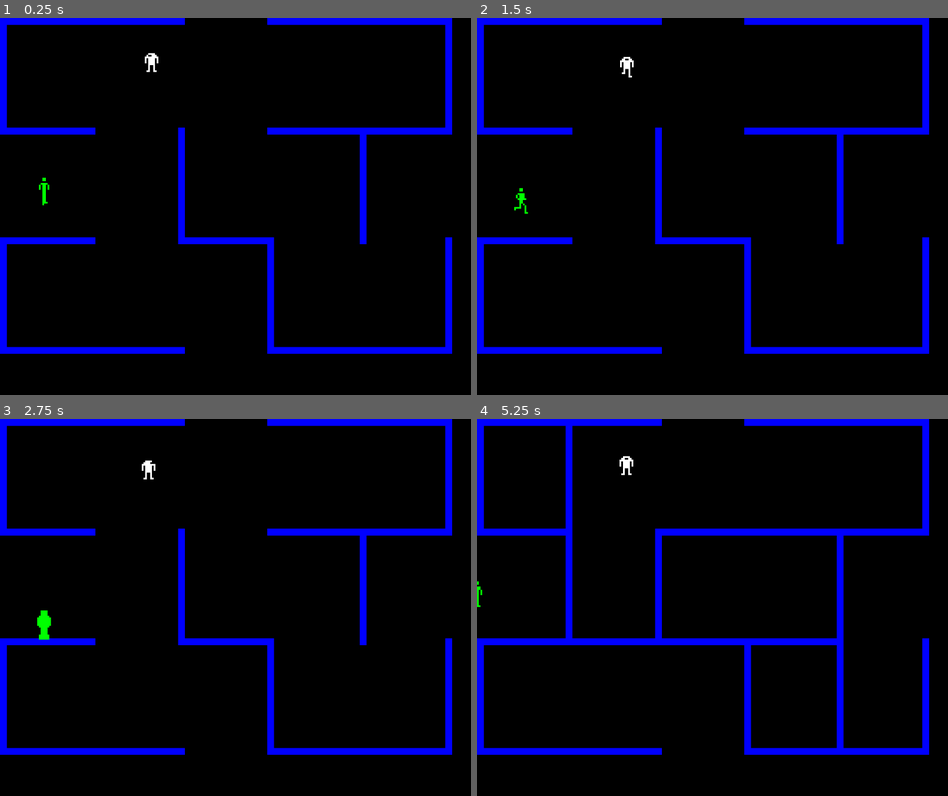
Above: before the commit, frames 1-4 (two rows, left to right).
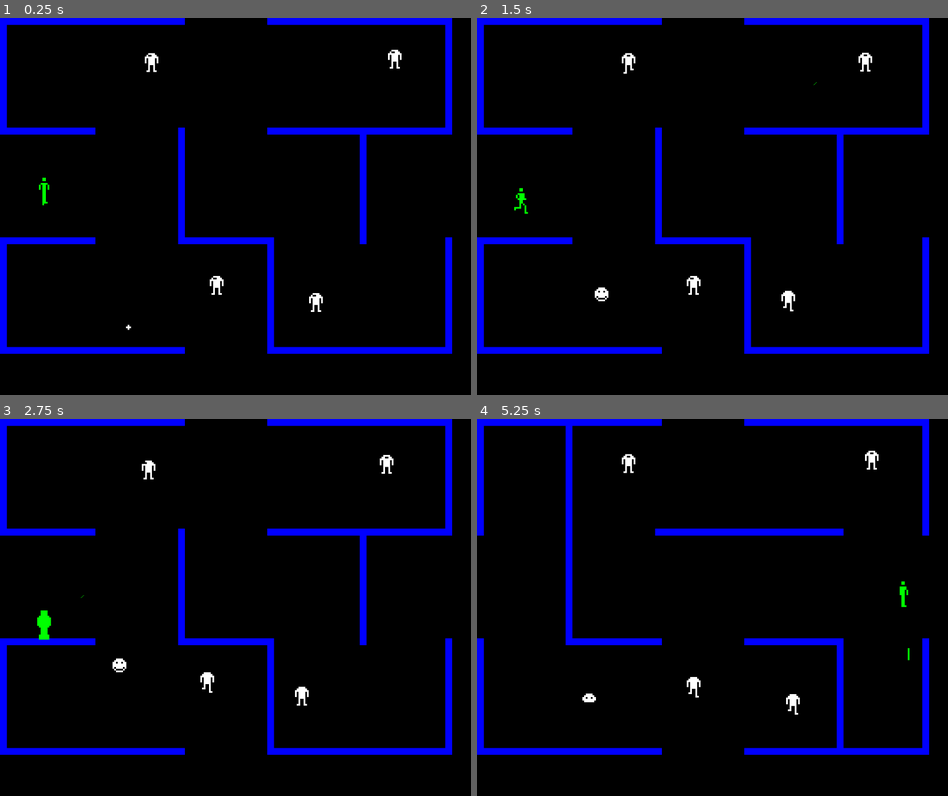
Above: after the commit, the same moments.

Repository: ccandreva/berzerk
Game: Godot game, scene res://Scenes/main.tscn
The game is run twice, just before and just after one commit, with the same random seed, the same clock (stepped at 60 frames per second) and the same inputs.
Inputs:
- Up to frame 1 (0.25 s): no input
- Up to frame 2 (1.5 s): tap Enter at 0.5 s; hold Right (walk_right) 0.53-1.28 s; hold Space (Action-A) 0.53-1.28 s; hold Down (walk_down) from 1.28 s (still down); tap Space (Action-A) at 1.35 s
- Up to frame 3 (2.75 s): release Down (walk_down) at 2.03 s; hold Right (walk_right) from 2.03 s (still down); hold Space (Action-A) from 2.03 s (still down)
- Up to frame 4 (5.25 s): release Right (walk_right) at 2.78 s; release Space (Action-A) at 2.78 s; hold Up (walk_up) 2.78-3.53 s; tap Space (Action-A) at 2.85, 4.35 s; hold Space (Action-A) 3.53-4.28 s; hold Left (walk_left) 3.53-5.03 s; hold Down (walk_down) from 5.03 s (still down); hold Space (Action-A) from 5.03 s (still down)

The runs differ from the first frame. In frame 1, 0.3% of the frame differs, in the area x 26-86%, y 8-83%; in frame 2, 0.5%; in frame 3, 0.4%; in frame 4, 3.1%, in the area x 0-95%, y 8-88%.

Commit message:
Add Evil Otto

Diff:
--- a/Scenes/Playfield.tscn
+++ b/Scenes/Playfield.tscn
@@ -78,7 +78,8 @@
 
 [sub_resource type="TileSet" id="TileSet_fa7ft"]
 tile_size = Vector2i(4, 4)
-physics_layer_0/collision_layer = 3
+physics_layer_0/collision_layer = 1
+physics_layer_0/collision_mask = 0
 sources/0 = SubResource("TileSetAtlasSource_aqbny")
 pattern_0 = SubResource("TileMapPattern_4wil0")
 pattern_1 = SubResource("TileMapPattern_2h7r3")
--- /dev/null
+++ b/Scenes/evil_otto.gd
@@ -0,0 +1,64 @@
+extends CharacterBody2D
+
+# Get node instances we will need
+@onready var player: CharacterBody2D = get_node("/root/Main/Player")
+
+# Otto's speed
+@export var speed:int = 20
+
+var sprite:AnimatedSprite2D
+var collision:CollisionShape2D
+var collision_y : Array = [-2.5, -20, -28, -32, -34, -36, -34, -32, -28, -20 ]
+var collision_scale_y:Array = [0.7,1,1,1,1,1,1,1,1,1]
+var start_position:Vector2
+
+func _ready() -> void:
+	sprite = get_node("AnimatedSprite2D")
+	collision = get_node("OttoTrigger/CollisionOtto")
+	$OttoTrigger.body_entered.connect(Callable(self,"_on_otto_trigger_body_entered"))
+	start_position = position
+	disable_otto()
+	init_otto()
+
+func _physics_process(_delta: float) -> void:
+	if ( is_instance_valid(player)):
+		var direction_vector:Vector2 = ( player.global_position - self.global_position).normalized()
+		# Lock direction to 8-bit 8-way positions
+		if (direction_vector != Vector2.ZERO):
+			direction_vector = direction_vector.snapped(Vector2(0.5,0.5)).normalized()
+			velocity=direction_vector * speed
+			move_and_slide()
+
+# Disable otto by stopping processing
+# And movving off the playing field
+func disable_otto():
+	process_mode=Node.PROCESS_MODE_DISABLED
+	position=Vector2i(-5000,-5000)
+
+
+func init_otto():
+	position=start_position
+	collision.position.y = collision_y[0]
+	collision.scale.y = collision_scale_y[0]
+	process_mode=Node.PROCESS_MODE_INHERIT
+	sprite.play("Spawn")
+	sprite.animation_finished.connect(Callable(self,"_on_animation_finished"))
+
+
+func _on_animation_finished() -> void:
+	sprite.play("Bounce")
+	sprite.animation_finished.disconnect(Callable(self,"_on_animation_finished"))
+	sprite.connect("frame_changed", Callable(self, "_on_frame_changed"))
+
+
+func _on_frame_changed() -> void:
+	# Move Otto's sprite collision shape with his head.
+	collision.position.y = collision_y[sprite.frame]
+	collision.scale.y = collision_scale_y[sprite.frame]
+
+
+func _on_otto_trigger_body_entered(body: Node2D) -> void:
+	if body.is_in_group("Robots"):
+		body.kill_robot()
+	elif body.is_in_group("Players"):
+		body.kill_player()
--- /dev/null
+++ b/Scenes/evil_otto.tscn
@@ -0,0 +1,161 @@
+[gd_scene format=3 uid="uid://dqc27mfxgppk"]
+
+[ext_resource type="Script" uid="uid://b2h5ktwi7nkt1" path="res://Scenes/evil_otto.gd" id="1_7bjh5"]
+[ext_resource type="Texture2D" uid="uid://gw883uru0kgc" path="res://Assets/Art/Otto-bounce.png" id="1_yw4ir"]
+[ext_resource type="Texture2D" uid="uid://bocwsj8kkahip" path="res://Assets/Art/Otto-full.png" id="2_yw4ir"]
+
+[sub_resource type="RectangleShape2D" id="RectangleShape2D_rdk81"]
+size = Vector2(8, 40)
+
+[sub_resource type="AtlasTexture" id="AtlasTexture_w7stt"]
+atlas = ExtResource("1_yw4ir")
+region = Rect2(0, 0, 8, 40)
+
+[sub_resource type="AtlasTexture" id="AtlasTexture_2vqke"]
+atlas = ExtResource("1_yw4ir")
+region = Rect2(9, 0, 8, 40)
+
+[sub_resource type="AtlasTexture" id="AtlasTexture_kblwi"]
+atlas = ExtResource("1_yw4ir")
+region = Rect2(18, 0, 8, 40)
+
+[sub_resource type="AtlasTexture" id="AtlasTexture_lwn1f"]
+atlas = ExtResource("1_yw4ir")
+region = Rect2(27, 0, 8, 40)
+
+[sub_resource type="AtlasTexture" id="AtlasTexture_4gnt0"]
+atlas = ExtResource("1_yw4ir")
+region = Rect2(36, 0, 8, 40)
+
+[sub_resource type="AtlasTexture" id="AtlasTexture_co6ml"]
+atlas = ExtResource("1_yw4ir")
+region = Rect2(45, 0, 8, 40)
+
+[sub_resource type="AtlasTexture" id="AtlasTexture_rw050"]
+atlas = ExtResource("1_yw4ir")
+region = Rect2(36, 0, 8, 40)
+
+[sub_resource type="AtlasTexture" id="AtlasTexture_iidk1"]
+atlas = ExtResource("1_yw4ir")
+region = Rect2(27, 0, 8, 40)
+
+[sub_resource type="AtlasTexture" id="AtlasTexture_60775"]
+atlas = ExtResource("1_yw4ir")
+region = Rect2(18, 0, 8, 40)
+
+[sub_resource type="AtlasTexture" id="AtlasTexture_5dwdj"]
+atlas = ExtResource("1_yw4ir")
+region = Rect2(9, 0, 8, 40)
+
+[sub_resource type="AtlasTexture" id="AtlasTexture_7bjh5"]
+atlas = ExtResource("2_yw4ir")
+region = Rect2(0, 41, 8, 40)
+
+[sub_resource type="AtlasTexture" id="AtlasTexture_f5oq8"]
+atlas = ExtResource("2_yw4ir")
+region = Rect2(9, 41, 8, 40)
+
+[sub_resource type="AtlasTexture" id="AtlasTexture_et0mb"]
+atlas = ExtResource("2_yw4ir")
+region = Rect2(18, 41, 8, 40)
+
+[sub_resource type="AtlasTexture" id="AtlasTexture_gxij2"]
+atlas = ExtResource("2_yw4ir")
+region = Rect2(27, 41, 8, 40)
+
+[sub_resource type="AtlasTexture" id="AtlasTexture_pucp3"]
+atlas = ExtResource("2_yw4ir")
+region = Rect2(36, 41, 8, 40)
+
+[sub_resource type="AtlasTexture" id="AtlasTexture_qfpt6"]
+atlas = ExtResource("2_yw4ir")
+region = Rect2(45, 41, 8, 40)
+
+[sub_resource type="SpriteFrames" id="SpriteFrames_isvp7"]
+animations = [{
+"frames": [{
+"duration": 1.0,
+"texture": SubResource("AtlasTexture_w7stt")
+}, {
+"duration": 1.0,
+"texture": SubResource("AtlasTexture_2vqke")
+}, {
+"duration": 1.0,
+"texture": SubResource("AtlasTexture_kblwi")
+}, {
+"duration": 1.0,
+"texture": SubResource("AtlasTexture_lwn1f")
+}, {
+"duration": 1.0,
+"texture": SubResource("AtlasTexture_4gnt0")
+}, {
+"duration": 1.0,
+"texture": SubResource("AtlasTexture_co6ml")
+}, {
+"duration": 1.0,
+"texture": SubResource("AtlasTexture_rw050")
+}, {
+"duration": 1.0,
+"texture": SubResource("AtlasTexture_iidk1")
+}, {
+"duration": 1.0,
+"texture": SubResource("AtlasTexture_60775")
+}, {
+"duration": 1.0,
+"texture": SubResource("AtlasTexture_5dwdj")
+}],
+"loop": true,
+"name": &"Bounce",
+"speed": 5.0
+}, {
+"frames": [{
+"duration": 1.0,
+"texture": SubResource("AtlasTexture_7bjh5")
+}, {
+"duration": 1.0,
+"texture": SubResource("AtlasTexture_f5oq8")
+}, {
+"duration": 1.0,
+"texture": SubResource("AtlasTexture_et0mb")
+}, {
+"duration": 1.0,
+"texture": SubResource("AtlasTexture_gxij2")
+}, {
+"duration": 1.0,
+"texture": SubResource("AtlasTexture_pucp3")
+}, {
+"duration": 1.0,
+"texture": SubResource("AtlasTexture_qfpt6")
+}],
+"loop": false,
+"name": &"Spawn",
+"speed": 5.0
+}]
+
+[sub_resource type="CircleShape2D" id="CircleShape2D_f5oq8"]
+radius = 4.0
+
+[node name="EvilOtto" type="CharacterBody2D" unique_id=1787455862]
+scale = Vector2(4, 4)
+collision_layer = 0
+script = ExtResource("1_7bjh5")
+
+[node name="CollisionSprite" type="CollisionShape2D" parent="." unique_id=1783814821]
+position = Vector2(0, -20)
+shape = SubResource("RectangleShape2D_rdk81")
+
+[node name="AnimatedSprite2D" type="AnimatedSprite2D" parent="." unique_id=2112435508]
+position = Vector2(0, -20)
+sprite_frames = SubResource("SpriteFrames_isvp7")
+animation = &"Spawn"
+autoplay = "Spawn"
+metadata/_edit_lock_ = true
+
+[node name="OttoTrigger" type="Area2D" parent="." unique_id=277538635]
+collision_layer = 3
+collision_mask = 3
+
+[node name="CollisionOtto" type="CollisionShape2D" parent="OttoTrigger" unique_id=683332692]
+position = Vector2(0, -2.5)
+scale = Vector2(1, 0.7)
+shape = SubResource("CircleShape2D_f5oq8")
--- a/Scenes/exit.tscn
+++ b/Scenes/exit.tscn
@@ -8,7 +8,7 @@
 [node name="Exit" type="Area2D" unique_id=29499520 groups=["Exits"]]
 script = ExtResource("1_35a55")
 
-[node name="ExitCollision" type="CollisionShape2D" parent="." unique_id=1350894589 groups=["Exits"]]
+[node name="ExitCollision" type="CollisionShape2D" parent="." unique_id=1350894589]
 position = Vector2(-10, 4)
 shape = SubResource("RectangleShape2D_xsbdy")
 
--- a/Scenes/laser.tscn
+++ b/Scenes/laser.tscn
@@ -42,7 +42,7 @@
 stream_2/stream = ExtResource("6_y5j7k")
 
 [node name="Laser" type="Area2D" unique_id=821578972]
-collision_layer = 3
+collision_layer = 0
 collision_mask = 19
 script = ExtResource("1_3pc01")
 
--- a/Scenes/main.tscn
+++ b/Scenes/main.tscn
@@ -4,20 +4,29 @@
 [ext_resource type="Script" uid="uid://cujpunrof3acu" path="res://Scripts/main.gd" id="1_jjvhh"]
 [ext_resource type="PackedScene" uid="uid://d2h3377l4gviy" path="res://Scenes/player.tscn" id="2_spliy"]
 [ext_resource type="PackedScene" uid="uid://bsgfbhqt6cn4k" path="res://Scenes/robot.tscn" id="3_cuv0i"]
+[ext_resource type="PackedScene" uid="uid://dqc27mfxgppk" path="res://Scenes/evil_otto.tscn" id="5_kry3j"]
 
 [node name="Main" type="Node2D" unique_id=1843548130]
 script = ExtResource("1_jjvhh")
-playfield = ExtResource("1_hx5sn")
-player = ExtResource("2_spliy")
-robot = ExtResource("3_cuv0i")
 
 [node name="Playfield" parent="." unique_id=1826274616 instance=ExtResource("1_hx5sn")]
 
 [node name="Player" parent="." unique_id=146244608 instance=ExtResource("2_spliy")]
 position = Vector2(103, 407)
 
-[node name="Robot" parent="." unique_id=1730101901 instance=ExtResource("3_cuv0i")]
+[node name="Robots" type="Node" parent="." unique_id=1082737953]
+
+[node name="Robot-01" parent="Robots" unique_id=1730101901 instance=ExtResource("3_cuv0i")]
 position = Vector2(352, 96)
+
+[node name="Robot-02" parent="Robots" unique_id=70304362 instance=ExtResource("3_cuv0i")]
+position = Vector2(736, 656)
+
+[node name="Robot-03" parent="Robots" unique_id=2039488583 instance=ExtResource("3_cuv0i")]
+position = Vector2(920, 88)
+
+[node name="Robot-04" parent="Robots" unique_id=1055450310 instance=ExtResource("3_cuv0i")]
+position = Vector2(504, 616)
 
 [node name="CanvasLayer" type="CanvasLayer" parent="." unique_id=752747058]
 visible = false
@@ -42,3 +51,6 @@
 [node name="Label2" type="Label" parent="CanvasLayer/VBoxContainer" unique_id=693277556]
 layout_mode = 2
 text = "How are you today "
+
+[node name="EvilOtto" parent="." unique_id=1787455862 instance=ExtResource("5_kry3j")]
+position = Vector2(304, 752)
--- a/Scenes/pillar.tscn
+++ b/Scenes/pillar.tscn
@@ -26,6 +26,7 @@
 size = Vector2(204.5, 17)
 
 [node name="Pillar-1" type="StaticBody2D" unique_id=1793411713]
+collision_layer = 2
 collision_mask = 0
 script = ExtResource("1_r8rte")
 
--- a/Scripts/Player.gd
+++ b/Scripts/Player.gd
@@ -1,4 +1,6 @@
 extends CharacterBody2D
+
+signal player_died
 
 @export var Laser : PackedScene
 # Player speed
@@ -110,6 +112,6 @@
 
 func _on_death_timer_timeout() -> void:
 	death_timer.stop()
-	queue_free()
+	state = "Idle"
 	# Restart the game
-	get_tree().reload_current_scene()
+	player_died.emit()
--- a/Scripts/Playfield.gd
+++ b/Scripts/Playfield.gd
@@ -1,4 +1,6 @@
 extends Node2D
+
+var current_room:int = 0
 
 # Build the maze room base on initial room coordinagtes
 # Maze generator from Berzerk /Frenzy arcade
@@ -6,16 +8,22 @@
 # https://web.archive.org/web/20200403110753/http://www.robotron2084guidebook.com/home/games/berzerk/mazegenerator/code/
 
 func build(room_x: int, room_y: int) -> void:
-	# Seed comes in as the room co-ordinates
-	var seed = (room_x << 8) + room_y
-	seed = berzerk_calc(seed)
+	# First reset arms for the old current room
+	_set_arms(false)
+	# bz_seed comes in as the room co-ordinates
+	current_room = (room_x << 8) + room_y
+	# Now set the arms to the new current room
+	_set_arms(true)
+
+func _set_arms(state:bool):
+	var bz_seed = berzerk_calc(current_room)
 	for i in range(1,9):
-		seed = berzerk_calc(seed)
-		seed = berzerk_calc(seed)
-		var direction:int = (seed >> 8) & 0b00000011
+		bz_seed = berzerk_calc(bz_seed)
+		bz_seed = berzerk_calc(bz_seed)
+		var direction:int = (bz_seed >> 8) & 0b00000011
 		var pillar:StaticBody2D = get_node(str("Pillar-", i))
-		pillar.set_arm(direction)
+		pillar.set_arm(direction, state)
 
 
-func berzerk_calc(seed: int) -> int:
-	return ((seed * 7) + 0x3153) & 0xffff
+func berzerk_calc(bz_seed: int) -> int:
+	return ((bz_seed * 7) + 0x3153) & 0xffff
--- a/Scripts/laser.gd
+++ b/Scripts/laser.gd
@@ -44,8 +44,8 @@
 
 func _on_body_entered(body: Node2D) -> void:
 	# Kill whatever we hit
-	if body.is_in_group("Players"):
-		body.kill_player()
 	if body.is_in_group("Robots"):
 		body.kill_robot()
+	elif body.is_in_group("Players"):
+		body.kill_player()
 	remove_laser()
--- a/Scripts/main.gd
+++ b/Scripts/main.gd
@@ -1,22 +1,67 @@
 extends Node2D
 
-@export var playfield : PackedScene
-@export var player : PackedScene
-@export var robot : PackedScene
-
+@onready var playfield:Node2D = get_node("Playfield")
+@onready var player:CharacterBody2D = get_node("Player")
+#@onready var robot: CharacterBody2D = get_node("Robot")
+@onready var robots: Node = get_node("Robots")
+var robot: Array[CharacterBody2D]
+var num_robots : int
 var room_x:int = 0
 var room_y:int = 0
+var last_exit:String = "ExitEast"
+var lives:int = 0
+var score:int = 0
+
+var player_starts : Dictionary = {
+	"ExitEast": Vector2i(103, 407),
+	"ExitWest": Vector2i(1000, 407),
+	"ExitSouth": Vector2i(535, 40),
+	"ExitNorth": Vector2i(535, 727),
+}
+
 
 # Called when the node enters the scene tree for the first time.
 func _ready() -> void:
-	$"Playfield".build(room_x,room_y)
 	# Listen to all exits
 	get_tree().call_group("Exits","connect", "exit_triggered",
 		Callable(self,"_on_exit_triggered"))
+	player.connect("player_died", Callable(self, "_on_player_died"))
+	num_robots = robots.get_child_count()
+	for i in num_robots:
+		robot.append(robots.get_child(i))
+		robot[i].connect("robot_died", Callable(self,"on_robot_died"))
+
+	_start_level()
 
 
+func _start_level() -> void:
+	playfield.build(room_x,room_y)
+	_reset_characters()
+
+
+func _reset_characters():
+	for i in num_robots:
+		robot[i].init_robot()
+	player.position = player_starts[last_exit]
+
+
+func _end_level() -> void:
+	for i in num_robots:
+		robot[i].disable_robot()
+
+
+func _on_player_died() -> void:
+	#_end_level()
+	lives +=1
+	print(str("Lives: ", lives))
+	_reset_characters()
+
+func _on_robot_died() -> void:
+	score += 50
+	print(str("Score: ", score))
+
 func _on_exit_triggered(exit_name: String) ->void:
-		print("Main Exit Triggered by ", exit_name)
+		last_exit = exit_name
 		match exit_name:
 			"ExitWest":
 				room_x = room_x - 1
@@ -28,8 +73,5 @@
 				room_y = room_y + 1
 		room_x = room_x & 0xff
 		room_y = room_y & 0xff
-		$"Playfield".build(room_x,room_y)
-
-# Called every frame. 'delta' is the elapsed time since the previous frame.
-#func _process(delta: float) -> void:
-#	pass
+		_end_level()
+		_start_level()
--- a/Scripts/pillar.gd
+++ b/Scripts/pillar.gd
@@ -2,11 +2,11 @@
 
 @onready var arms : Node2D = get_node("./Arms")
 
-func set_arm(direction: int=0) -> void:
+func set_arm(direction: int=0, state: bool = true) -> void:
 
 	# Activate one of the four direciton arms randomly
 	var arm : StaticBody2D = arms.get_child(direction)
 
 	# Turn on it's collision and set it to visible
-	arm.set_collision_layer_value(1, true)
-	arm.visible = true
+	arm.set_collision_layer_value(2, state)
+	arm.visible = state
--- a/Scripts/robot.gd
+++ b/Scripts/robot.gd
@@ -1,9 +1,11 @@
 extends CharacterBody2D
+
+signal robot_died
 
 @export var Laser : PackedScene
 
 # Get node instances we will need
-@onready var player: CharacterBody2D = get_node("../Player")
+@onready var player: CharacterBody2D = get_node("/root/Main/Player")
 @onready var walk_timer: Timer = get_node("./WalkTimer")
 
 # Robot speed
@@ -14,6 +16,11 @@
 var direction:String=""
 var current_sprite: String
 var is_shooting: bool = false
+var start_position:Vector2i
+
+func _ready() -> void:
+	# Save our initial position
+	start_position = position
 
 func _physics_process(_delta: float) -> void:
 	if ( is_instance_valid(player)):
@@ -39,7 +46,11 @@
 func _vector_to_target(is_8way:bool = false) -> Vector2:
 	var direction_h:String
 	var direction_v:String
-	var direction_vector:Vector2 = (player.global_position - self.global_position).normalized()
+	var direction_vector:Vector2 = Vector2.ZERO
+	if (is_instance_valid(player)):
+		var position_p:Vector2 = player.global_position
+		var position_s:Vector2 = self.global_position
+		direction_vector = ( position_p - position_s).normalized()
 	# Lock direction to 8-bit 8-way positions
 	if (direction_vector != Vector2.ZERO):
 		direction_vector = direction_vector.snapped(Vector2(0.5,0.5)).normalized()
@@ -83,6 +94,7 @@
 func kill_robot() -> void:
 	# We're dead, we can't collide any more
 	set_collision_layer_value(1, false)
+	robot_died.emit()
 	walk_timer.stop()
 	$DeathSound.play()
 	state = "Death"
@@ -102,14 +114,30 @@
 		state="Walk"
 
 
+# Disable robot by stopping processing
+# And movving off the playing field
+func disable_robot():
+	process_mode=Node.PROCESS_MODE_DISABLED
+	set_collision_layer_value(1, false)
+	walk_timer.stop()
+	position=Vector2i(-5000,-5000)
+
+func init_robot():
+	position=start_position
+	state="Idle"
+	set_collision_layer_value(1, true)
+	process_mode=Node.PROCESS_MODE_INHERIT
+	walk_timer.start(randf_range(0.5,1.5))
+	process_mode=Node.PROCESS_MODE_INHERIT
+
 func _on_animated_sprite_2d_animation_finished() -> void:
 	walk_timer.stop()
 	match state:
 		"Death":
-			queue_free()
+			disable_robot()
 		"Walk":
 			idle_robot()
-			walk_timer.start()
+			walk_timer.start(randf_range(0.5,1.5))
 
 
 
--- a/project.godot
+++ b/project.godot
@@ -64,6 +64,10 @@
 ]
 }
 
+[layer_names]
+
+2d_physics/layer_1="Walls"
+
 [rendering]
 
 textures/canvas_textures/default_texture_filter=0
Binary file added: Assets/Art/Otto-full.png
Not shown, added: Assets/Art/Otto-full.png.import
Binary file changed: Assets/Art/Otto-small.png
Not shown, added: Scenes/evil_otto.gd.uid
Not shown, changed: Assets/Art/Otto-bounce.xcf
Not shown, changed: Assets/Art/Otto-small.xcf
